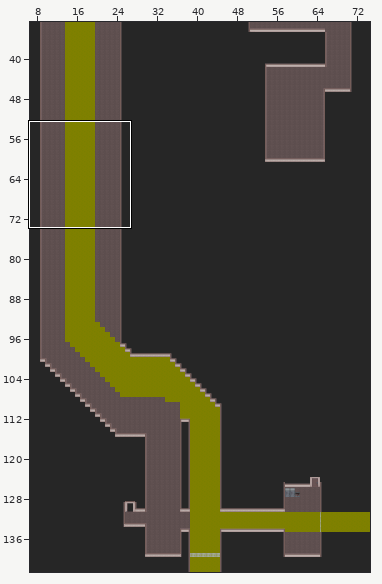
Level history. Tiled map: scenes/map/sewageSection.tmx. Above: a wide view before the commit, with the close-up outlined.
Close-up. Before the edit:
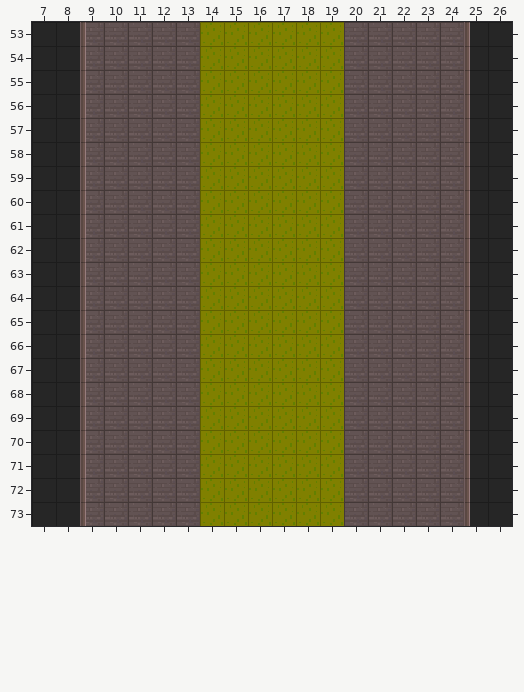
Cells are 16x16 px. Shown: x 7..26, y 53..73. The commit also changed other parts of the map, which this record leaves out.
After:
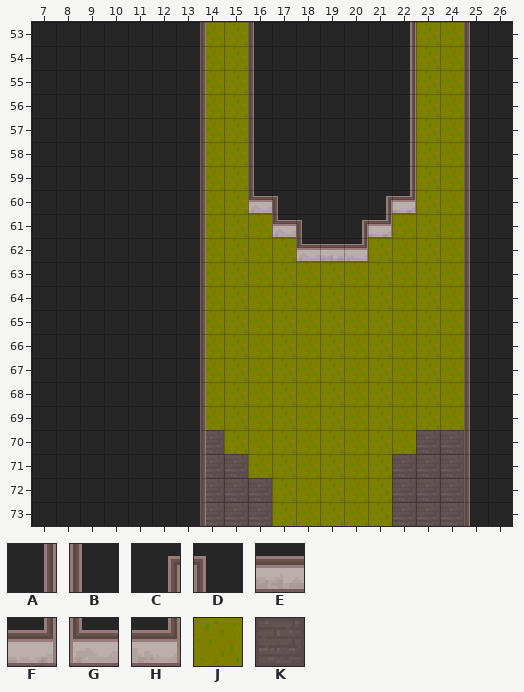
Key: from "tileset": A 156, B 183, C 218, D 218 flipped left-right, E 219, F 220, G 247, H 250, J 406, K 407.
_ is an empty cell.
The commit says: Add pushAreas to tiledParser and bump sewage map
What changed:
Layer "Floor, background and sewage":
y 53..60: x 9..13 KKKKK -> _____; x 16..24 JJJJKKKKK -> _______JJ
y 61: x 9..13 KKKKK -> _____; x 17..24 JJJKKKKK -> _____JJJ
y 62: x 9..13 KKKKK -> _____; x 18..24 JJKKKKK -> ___JJJJ
y 63..69: x 9..13 KKKKK -> _____; x 20..24 KKKKK -> JJJJJ
y 70: x 9..14 KKKKKJ -> _____K; x 20..22 KKK -> JJJ
y 71: x 9..15 KKKKKJJ -> _____KK; x 20..21 KK -> JJ
y 72..73: x 9..16 KKKKKJJJ -> _____KKK; x 20..21 KK -> JJ
Layer "Barriers":
y 53..59: x 9 B -> _; x 14 _ -> B; x 16 _ -> B; x 22 _ -> A
y 60: x 9 B -> _; x 14 _ -> B; x 16..17 __ -> GD; x 21..22 __ -> CF
y 61: x 9 B -> _; x 14 _ -> B; x 17..18 __ -> GD; x 20..21 __ -> CF
y 62: x 9 B -> _; x 14 _ -> B; x 18..20 ___ -> GEH
y 63..73: x 9 B -> _; x 14 _ -> B
Boxes around the changes in both close-ups, in picture pixels (x1, y1, x2, y2):
changed: (80, 22, 464, 526)
